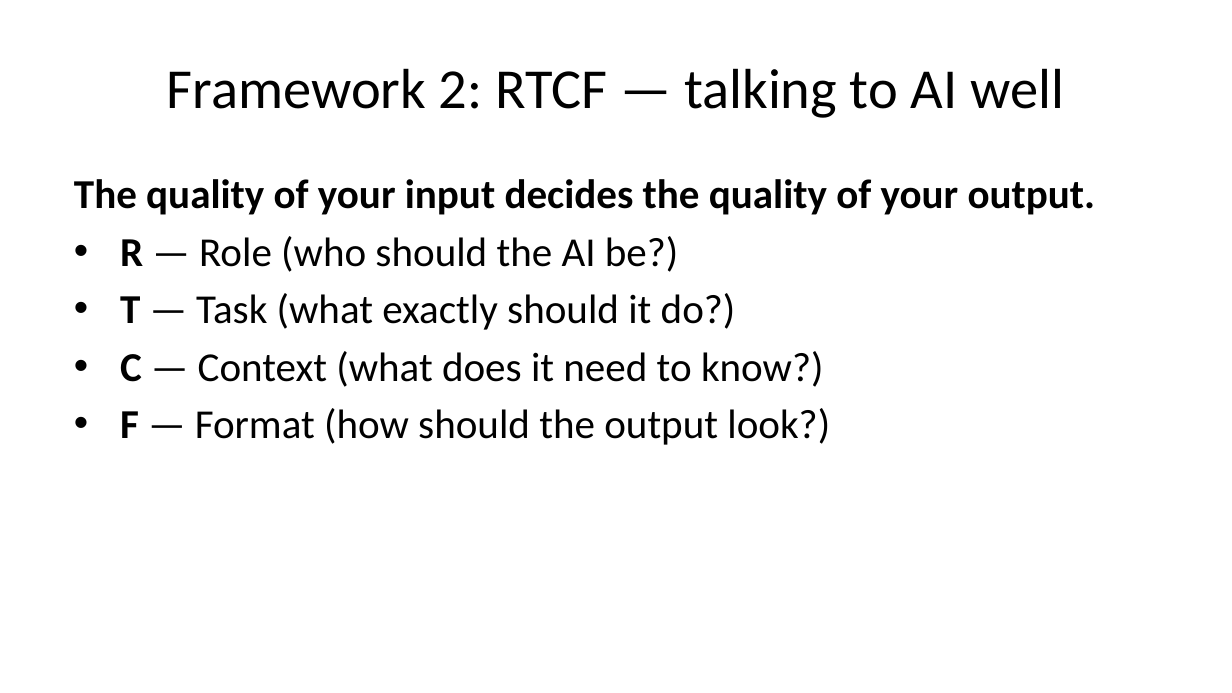
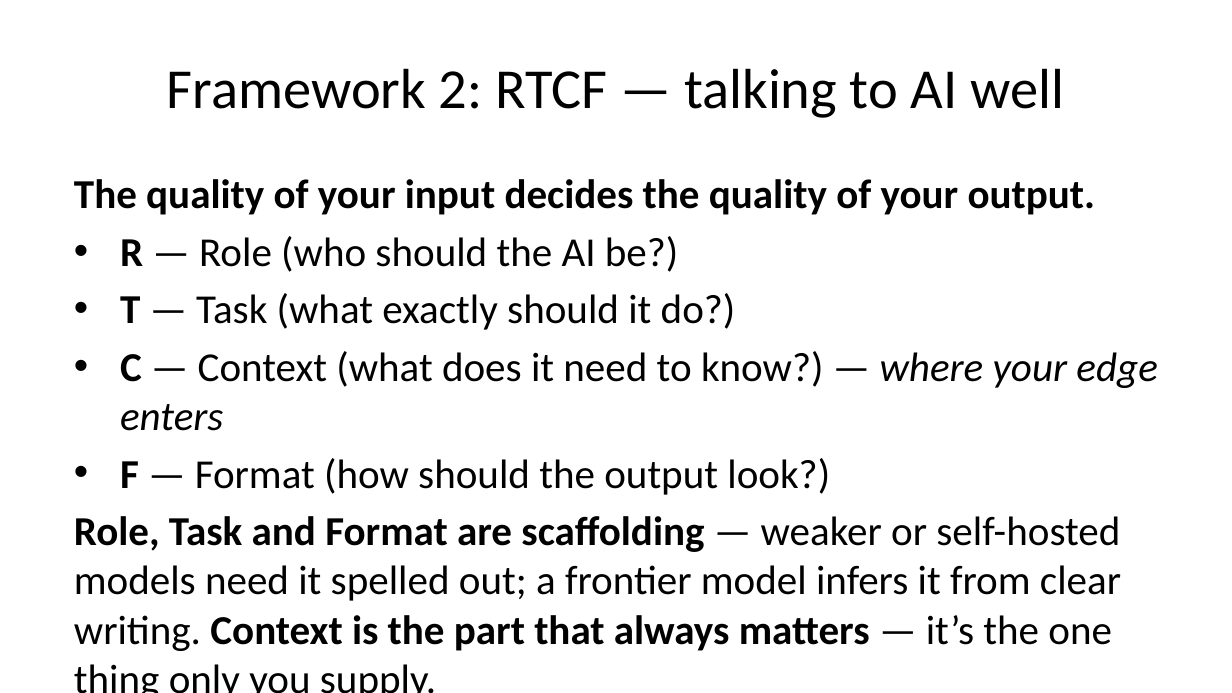
Before and after one commit to michael-borck/the-human-edge, a slide deck: slide 16 of content/slide-deck.pptx. Drawn at 1232x693 pixels with LibreOffice and Linux fonts; fonts in the diff are those of the drawing. Boxes give left, top, right and bottom in pixels: in the first picture for what was removed or moved away, otherwise in the second. Text is boxed around its words. In the diff, an @@ line names an element or a change of style, - is before the commit and + after.

```diff
--- a/content/slide-deck.pptx
+++ b/content/slide-deck.pptx
@@ text at (120,351,1157,431): text changed @@
-• C — Context (what does it need to know?)
+• C — Context (what does it need to know?) — where your edge enters
@@ text at (74,516,1121,651): paragraph added @@
+Role, Task and Format are scaffolding — weaker or self-hosted models need it spelled out; a frontier model infers it from clear writing. Context is the part that always matters — it’s the one thing only you supply.
```
Also in this commit, not shown: 14 other files.
